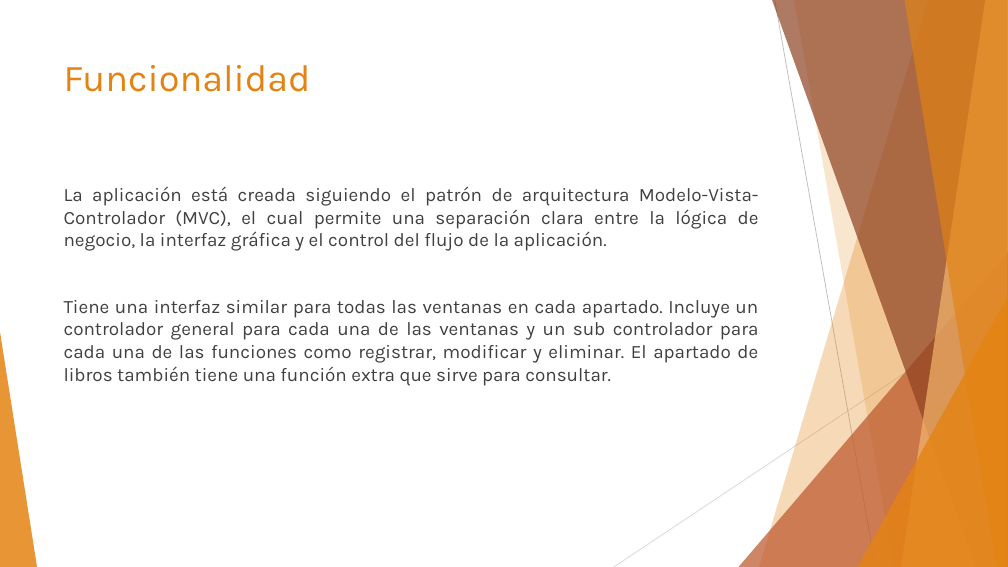
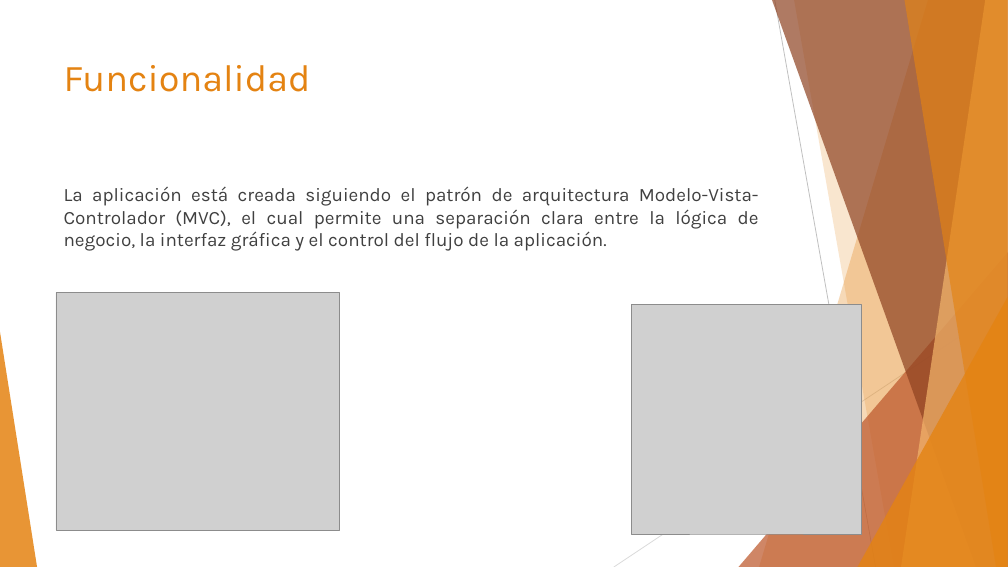
Before and after one commit to BEAMONDO/TFG_DAM2, a slide deck: slide 9 of Presentacion Library Manager - David Beamonde.pptx. Drawn at 1008x567 pixels with LibreOffice and Linux fonts; fonts in the diff are those of the drawing; grey boxes stand for pictures. Boxes give left, top, right and bottom in pixels: in the first picture for what was removed or moved away, otherwise in the second. Text is boxed around its words. In the diff, an @@ line names an element or a change of style, - is before the commit and + after.

```diff
--- a/Presentacion Library Manager - David Beamonde.pptx
+++ b/Presentacion Library Manager - David Beamonde.pptx
@@ picture added at [56,293,340,530] @@
@@ text at [64,300,759,386]: paragraph removed @@
-Tiene una interfaz similar para todas las ventanas en cada apartado. Incluye un controlador general para cada una de las ventanas y un sub controlador para cada una de las funciones como registrar, modificar y eliminar. El apartado de libros también tiene una función extra que sirve para consultar.
@@ picture added at [632,305,861,534] @@
```
Also in this commit, not shown: 3 other slides changed, 1 other file.
